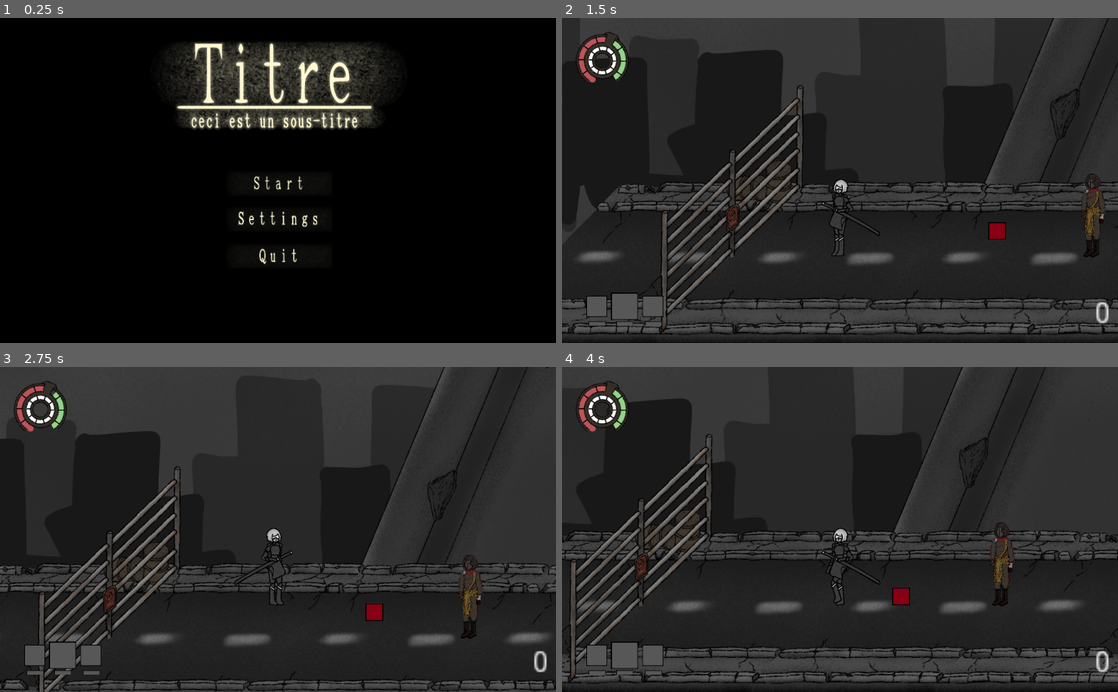
Above: before the commit, frames 1-4 (two rows, left to right).
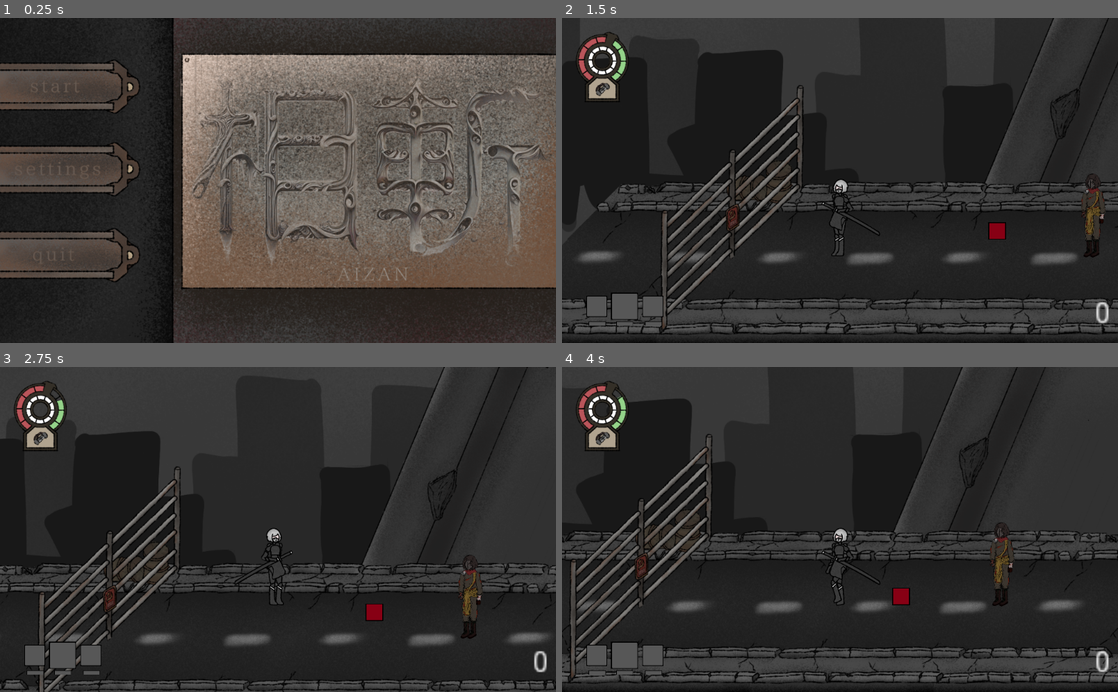
Above: after the commit, the same moments.

Repository: V-o-x-a-r-y/Aizan
Game: Godot game, scene res://assets/BasePlateScenes/SceneSwitcher.tscn
Two runs of this game, one before a commit and one after it. Both use one fixed random seed, a clock stepped at 60 frames per second and the inputs below.
Inputs (mouse positions are in pixels of both pictures, inside the frame that each line leads up to; where the layout moved, square brackets give the same spot in the first picture):
- Up to frame 1 (0.25 s): no input
- Up to frame 2 (1.5 s): click (628, 170) [845, 219] at 0.5 s; click (628, 86) [845, 183] at 1.25 s
- Up to frame 3 (2.75 s): tap Enter at 2 s; hold Right (move_right) from 2.03 s (still down); tap F (attack) at 2.1 s; tap Up (jump) at 2.27 s
- Up to frame 4 (4 s): tap Down (camera_down) at 2.85 s; tap Up (jump) at 3.02 s; release Right (move_right) at 3.53 s; hold Left (move_left) from 3.53 s (still down); tap E (interact) at 3.6 s

The runs differ from the first frame. In frame 1, 92% of the frame differs, in the area x 0-100%, y 0-100%; in frame 2, 0.3%; in frame 3, 0.3%; in frame 4, 0.3%.

Commit message:
Alpha 1.6.2

Diff:
--- a/assets/BasePlateScenes/main_menu.tscn
+++ b/assets/BasePlateScenes/main_menu.tscn
@@ -1,15 +1,18 @@
-[gd_scene load_steps=11 format=2]
+[gd_scene load_steps=14 format=2]
 
 [ext_resource path="res://assets/BasePlateScenes/MainMenu.gd" type="Script" id=1]
 [ext_resource path="res://assets/BasePlateScenes/UI_sprites/UI_settings.png" type="Texture" id=2]
 [ext_resource path="res://assets/BasePlateScenes/UI_sprites/UI_settings_select.png" type="Texture" id=3]
 [ext_resource path="res://assets/BasePlateScenes/UI_sprites/UI_start.png" type="Texture" id=4]
 [ext_resource path="res://assets/BasePlateScenes/UI_sprites/UI_quit.png" type="Texture" id=5]
-[ext_resource path="res://assets/BasePlateScenes/UI_sprites/UI_Title.png" type="Texture" id=6]
+[ext_resource path="res://assets/BasePlateScenes/UI_sprites/logoAizan.png" type="Texture" id=6]
 [ext_resource path="res://assets/BasePlateScenes/UI_sprites/UI_quit_select.png" type="Texture" id=7]
 [ext_resource path="res://assets/BasePlateScenes/UI_sprites/UI_start_select.png" type="Texture" id=8]
 [ext_resource path="res://assets/BasePlateScenes/BasePlateSprites/darkblue_box.png" type="Texture" id=9]
 [ext_resource path="res://assets/BasePlateScenes/UI_sounds/UI-select.mp3" type="AudioStream" id=10]
+[ext_resource path="res://assets/BasePlateScenes/UI_sprites/UI_texture.png" type="Texture" id=11]
+[ext_resource path="res://assets/BasePlateScenes/UI_sprites/UI_changelog.png" type="Texture" id=12]
+[ext_resource path="res://assets/BasePlateScenes/UI_sprites/mainMenu.png" type="Texture" id=13]
 
 [node name="Control" type="Control"]
 anchor_right = 1.0
@@ -20,48 +23,12 @@
 script = ExtResource( 1 )
 level_name = "mainmenu"
 
-[node name="PlayButton" type="TextureButton" parent="."]
-margin_left = 389.0
-margin_top = 270.0
-margin_right = 646.0
-margin_bottom = 338.0
-focus_neighbour_bottom = NodePath("../SettingsButton")
-texture_normal = ExtResource( 4 )
-texture_pressed = ExtResource( 8 )
-texture_hover = ExtResource( 8 )
-texture_focused = ExtResource( 8 )
-expand = true
-
-[node name="SettingsButton" type="TextureButton" parent="."]
-margin_left = 389.0
-margin_top = 336.0
-margin_right = 646.0
-margin_bottom = 404.0
-focus_neighbour_top = NodePath("../PlayButton")
-focus_neighbour_bottom = NodePath("../QuitButton")
-texture_normal = ExtResource( 2 )
-texture_pressed = ExtResource( 3 )
-texture_hover = ExtResource( 3 )
-texture_focused = ExtResource( 3 )
-expand = true
-
-[node name="QuitButton" type="TextureButton" parent="."]
-margin_left = 389.0
-margin_top = 404.0
-margin_right = 646.0
-margin_bottom = 472.0
-focus_neighbour_top = NodePath("../SettingsButton")
-texture_normal = ExtResource( 5 )
-texture_pressed = ExtResource( 7 )
-texture_hover = ExtResource( 7 )
-texture_focused = ExtResource( 7 )
-expand = true
-
 [node name="Title" type="TextureRect" parent="."]
-margin_left = 172.0
-margin_top = 38.0
-margin_right = 832.0
-margin_bottom = 206.0
+visible = false
+margin_left = 358.0
+margin_top = 118.0
+margin_right = 1018.0
+margin_bottom = 468.0
 rect_clip_content = true
 mouse_filter = 2
 texture = ExtResource( 6 )
@@ -77,3 +44,106 @@
 
 [node name="sound_select" type="AudioStreamPlayer" parent="."]
 stream = ExtResource( 10 )
+
+[node name="changelogTitle" type="TextureRect" parent="."]
+margin_left = 36.0
+margin_top = 321.0
+margin_right = 394.0
+margin_bottom = 403.0
+texture = ExtResource( 12 )
+expand = true
+stretch_mode = 1
+
+[node name="text" type="Label" parent="changelogTitle"]
+margin_left = 141.0
+margin_top = 83.0
+margin_right = 213.0
+margin_bottom = 97.0
+text = "Alpha 1.6.2"
+
+[node name="changelogBackground" type="TextureRect" parent="changelogTitle"]
+visible = false
+margin_left = 17.0
+margin_top = 31.0
+margin_right = 339.0
+margin_bottom = 307.0
+texture = ExtResource( 11 )
+expand = true
+
+[node name="image" type="TextureRect" parent="."]
+margin_top = -125.0
+margin_right = 1024.0
+margin_bottom = 643.0
+texture = ExtResource( 13 )
+
+[node name="image2" type="TextureRect" parent="."]
+visible = false
+margin_top = 1.0
+margin_right = 1024.0
+margin_bottom = 597.0
+texture = ExtResource( 13 )
+expand = true
+
+[node name="PlayButton" type="TextureButton" parent="."]
+margin_left = -3.0
+margin_top = 83.0
+margin_right = 248.0
+margin_bottom = 166.0
+focus_neighbour_bottom = NodePath("../SettingsButton")
+expand = true
+
+[node name="SettingsButton" type="TextureButton" parent="."]
+margin_left = 1.0
+margin_top = 237.0
+margin_right = 243.0
+margin_bottom = 320.0
+focus_neighbour_top = NodePath("../PlayButton")
+focus_neighbour_bottom = NodePath("../QuitButton")
+expand = true
+
+[node name="QuitButton" type="TextureButton" parent="."]
+margin_top = 392.0
+margin_right = 236.0
+margin_bottom = 480.0
+focus_neighbour_top = NodePath("../SettingsButton")
+expand = true
+
+[node name="PlayButton2" type="TextureButton" parent="."]
+visible = false
+margin_left = 80.0
+margin_top = 94.0
+margin_right = 337.0
+margin_bottom = 162.0
+focus_neighbour_bottom = NodePath("../SettingsButton")
+texture_normal = ExtResource( 4 )
+texture_pressed = ExtResource( 8 )
+texture_hover = ExtResource( 8 )
+texture_focused = ExtResource( 8 )
+expand = true
+
+[node name="SettingsButton2" type="TextureButton" parent="."]
+visible = false
+margin_left = 80.0
+margin_top = 160.0
+margin_right = 337.0
+margin_bottom = 228.0
+focus_neighbour_top = NodePath("../PlayButton")
+focus_neighbour_bottom = NodePath("../QuitButton")
+texture_normal = ExtResource( 2 )
+texture_pressed = ExtResource( 3 )
+texture_hover = ExtResource( 3 )
+texture_focused = ExtResource( 3 )
+expand = true
+
+[node name="QuitButton2" type="TextureButton" parent="."]
+visible = false
+margin_left = 80.0
+margin_top = 228.0
+margin_right = 337.0
+margin_bottom = 296.0
+focus_neighbour_top = NodePath("../SettingsButton")
+texture_normal = ExtResource( 5 )
+texture_pressed = ExtResource( 7 )
+texture_hover = ExtResource( 7 )
+texture_focused = ExtResource( 7 )
+expand = true
--- a/assets/BasePlateScenes/playerHUD.tscn
+++ b/assets/BasePlateScenes/playerHUD.tscn
@@ -8,6 +8,8 @@
 [ext_resource path="res://assets/BasePlateScenes/UI_sprites/healthbar.png" type="Texture" id=6]
 [ext_resource path="res://assets/BasePlateScenes/UI_sprites/staminabar.png" type="Texture" id=7]
 [ext_resource path="res://assets/BasePlateScenes/UI_sprites/manabar.png" type="Texture" id=8]
+[ext_resource path="res://assets/BasePlateScenes/UI_sprites/UI_itemSlot0.png" type="Texture" id=9]
+[ext_resource path="res://assets/BasePlateScenes/UI_sprites/UI_debugItem.png" type="Texture" id=10]
 
 [node name="playerHUD" type="Control"]
 anchor_right = 1.0
@@ -39,8 +41,8 @@
 texture_progress = ExtResource( 7 )
 fill_mode = 5
 tint_progress = Color( 0.788235, 0.972549, 0.752941, 1 )
-radial_initial_angle = 148.6
-radial_fill_degrees = 145.4
+radial_initial_angle = 155.2
+radial_fill_degrees = 119.0
 
 [node name="mana" type="TextureProgress" parent="barsOverlay"]
 show_behind_parent = true
@@ -50,6 +52,17 @@
 value = 10.0
 texture_progress = ExtResource( 8 )
 fill_mode = 5
+
+[node name="itemSlot0" type="TextureRect" parent="."]
+margin_top = 88.0
+margin_right = 131.0
+margin_bottom = 219.0
+texture = ExtResource( 9 )
+
+[node name="selectedItem0" type="TextureRect" parent="itemSlot0"]
+margin_right = 40.0
+margin_bottom = 40.0
+texture = ExtResource( 10 )
 
 [node name="PlayerScore" type="Label" parent="."]
 margin_left = 1212.0
Binary file added: assets/BasePlateScenes/UI_sprites/UI_changelog.png
Not shown, added: assets/BasePlateScenes/UI_sprites/UI_changelog.png.import
Binary file added: assets/BasePlateScenes/UI_sprites/UI_debugItem.png
Not shown, added: assets/BasePlateScenes/UI_sprites/UI_debugItem.png.import
Binary file added: assets/BasePlateScenes/UI_sprites/UI_itemSlot0.png
Not shown, added: assets/BasePlateScenes/UI_sprites/UI_itemSlot0.png.import
Binary file added: assets/BasePlateScenes/UI_sprites/UI_texture.png
Not shown, added: assets/BasePlateScenes/UI_sprites/UI_texture.png.import
Binary file added: assets/BasePlateScenes/UI_sprites/logoAizan.png
Not shown, added: assets/BasePlateScenes/UI_sprites/logoAizan.png.import
Binary file added: assets/BasePlateScenes/UI_sprites/mainMenu.png
Not shown, added: assets/BasePlateScenes/UI_sprites/mainMenu.png.import
(and 1 more such lines)
